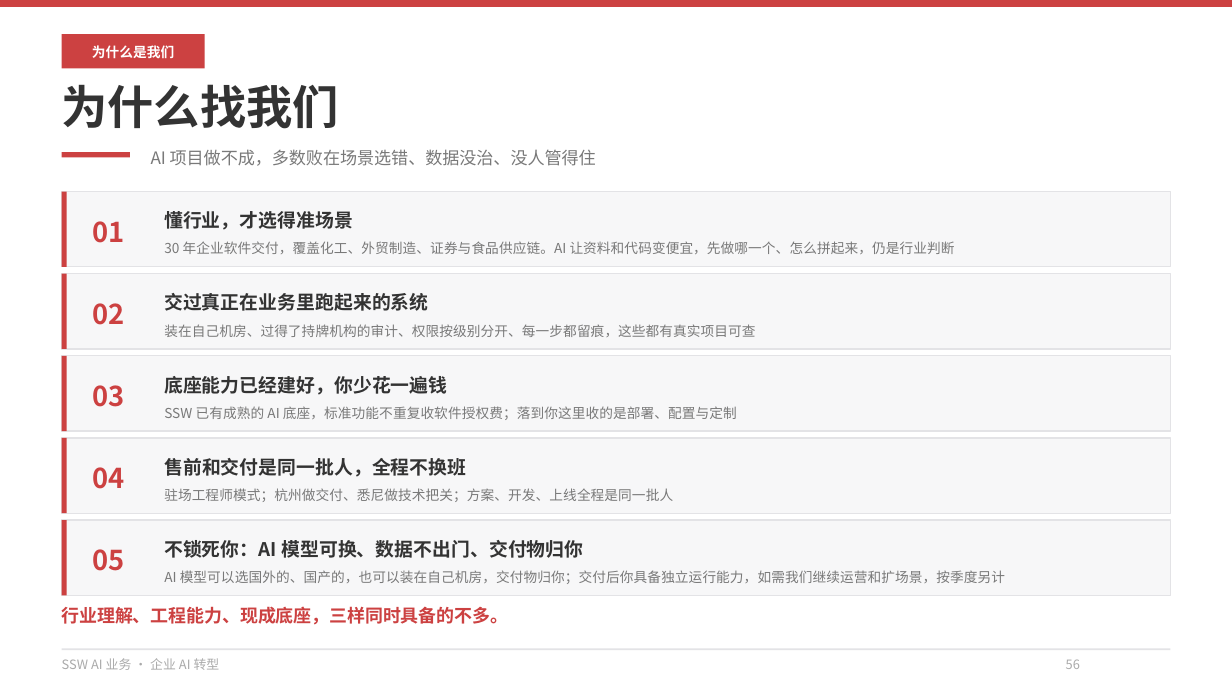
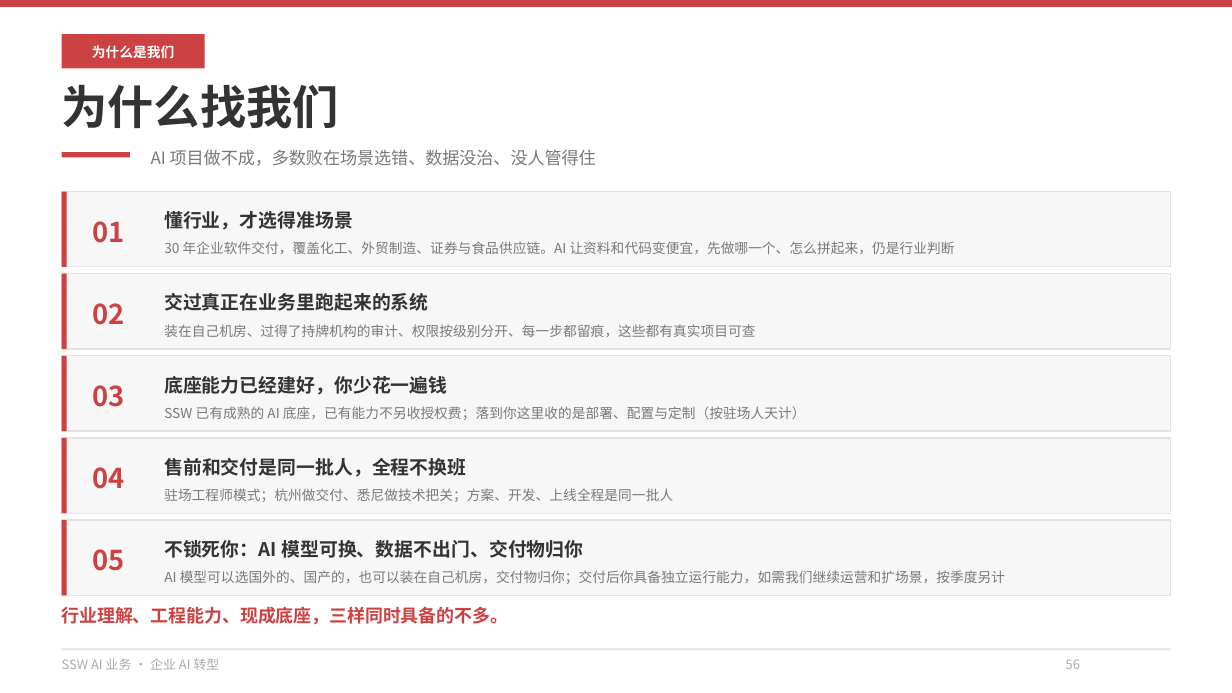
Before and after one commit to hveraus/ssw-business, a slide deck: slide 56 of SSW AI 业务_v2/SSW AI 业务_v3.pptx. Drawn at 1232x693 pixels with LibreOffice and Linux fonts; fonts in the diff are those of the drawing. Boxes give left, top, right and bottom in pixels: in the first picture for what was removed or moved away, otherwise in the second. Text is boxed around its words. In the diff, an @@ line names an element or a change of style, - is before the commit and + after.

Commit message:
第一步：统一收费与安全口径
- P40：去掉代采/代管代付/垫资口径，改为费用直结 + 按驻场人天协助
- P41：带宽费改为付给线路服务商（第三方直付）
- P09：「代采主流模型」改为「模型选型与采购协助」
- P33/P56：删除「标准功能不重复收取软件授权费」，统一为按驻场人天计费
- P59：「都可以写进合同」收敛为「支持写入合同条款与验收清单，以合同约定为准」；「数据不外流」改为「数据去向可确认」
- P47–P49：落地支持加资格边界（不提供绕过地区限制的方案）
- P12：加一期口径桥接注（不等同 P54 完整路径）
- P54：周期注释同步（单场景 2–4 个月 / 供应链约半年 / 完整路径 5–9 个月）

```diff
--- a/SSW AI 业务_v2/SSW AI 业务_v3.pptx
+++ b/SSW AI 业务_v2/SSW AI 业务_v3.pptx
@@ text at (164, 406, 806, 420): text changed @@
-SSW 已有成熟的 AI 底座，标准功能不重复收软件授权费；落到你这里收的是部署、配置与定制
+SSW 已有成熟的 AI 底座，已有能力不另收授权费；落到你这里收的是部署、配置与定制（按驻场人天计）
```
Also in this commit, not shown: 10 other slides changed, 1 other file.
